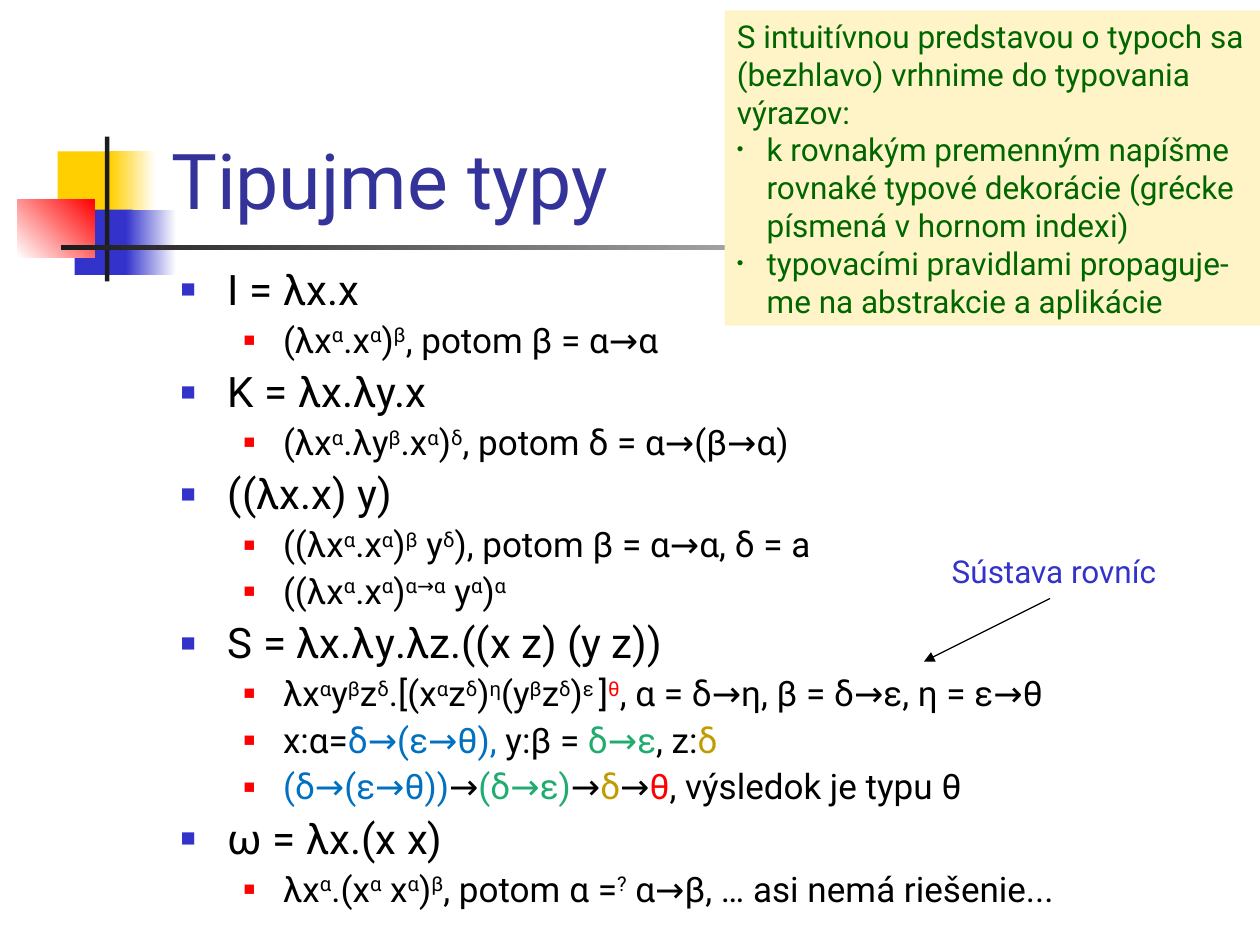
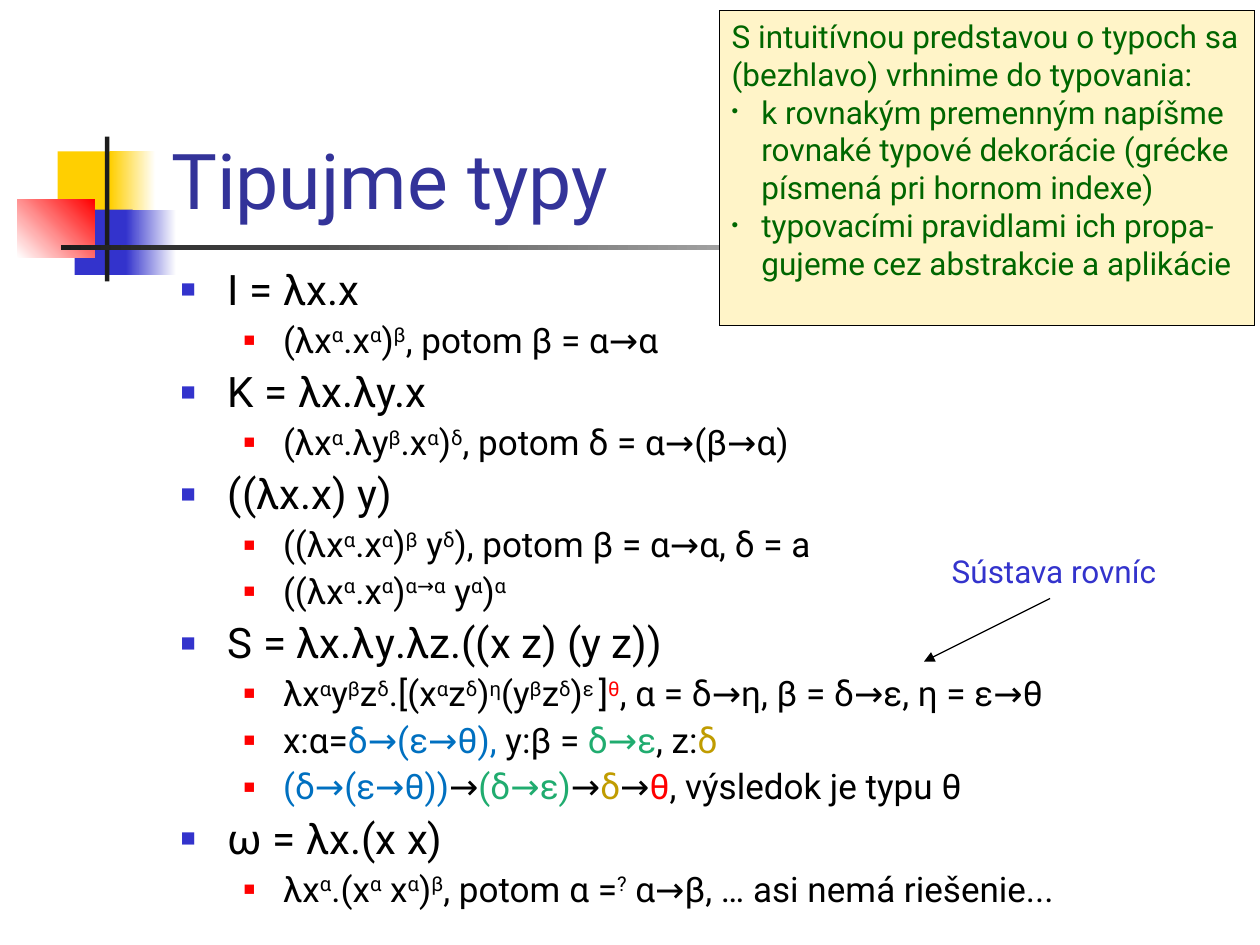
Before and after one commit to Funkcionalne/Prednasky, a slide deck: slide 6 of 08/08_fpro.ppt. Drawn at 1260x945 pixels with LibreOffice and Linux fonts; fonts in the diff are those of the drawing. Boxes give left, top, right and bottom in pixels: in the first picture for what was removed or moved away, otherwise in the second. Text is boxed around its words. In the diff, an @@ line names an element or a change of style, - is before the commit and + after.

```diff
--- a/08/08_fpro.ppt
+++ b/08/08_fpro.ppt
@@ rectangle "S intuitívnou predstavou o typoch ...": place and size @@
-rectangle "S intuitívnou predstavou o typoch ..." at box(724, 10, 1260, 325)
+rectangle "S intuitívnou predstavou o typoch ..." at box(719, 10, 1255, 325)
@@ rectangle "S intuitívnou predstavou o typoch ..." at box(719, 10, 1255, 325): outline none to #000000 0.74 pt @@
@@ text in rectangle at box(732, 24, 1238, 282): text changed @@
-S intuitívnou predstavou o typoch sa (bezhlavo) vrhnime do typovania výrazov:
-• k rovnakým premenným napíšme rovnaké typové dekorácie (grécke písmená v hornom indexi)
-• typovacími pravidlami propaguje-me na abstrakcie a aplikácie
+S intuitívnou predstavou o typoch sa (bezhlavo) vrhnime do typovania:
+• k rovnakým premenným napíšme rovnaké typové dekorácie (grécke písmená pri hornom indexe)
+• typovacími pravidlami ich propa-gujeme cez abstrakcie a aplikácie
```
Also in this commit, not shown: 21 other slides changed, 1 slide added, 1 slide removed, 3 other files.
